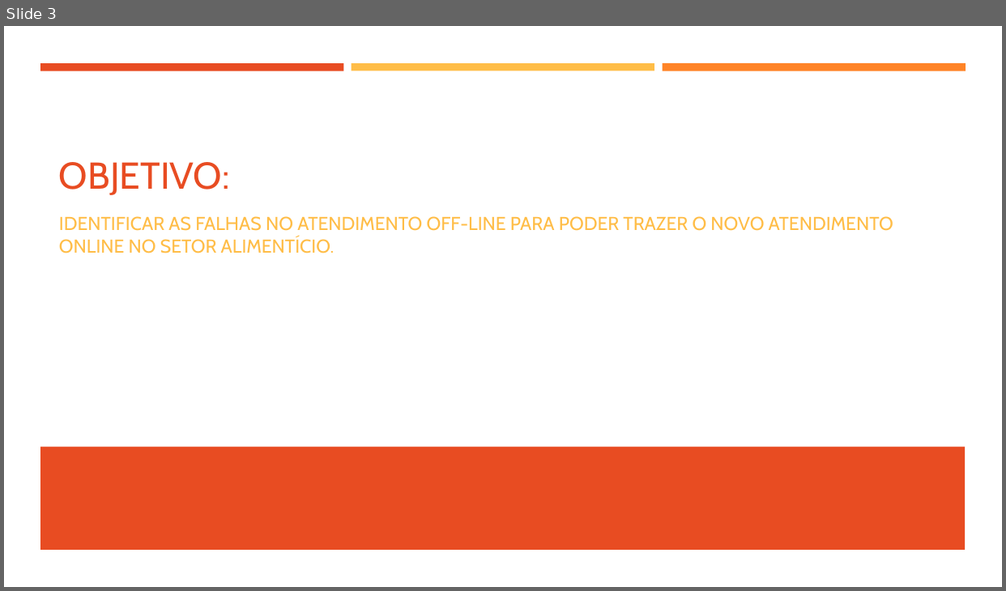
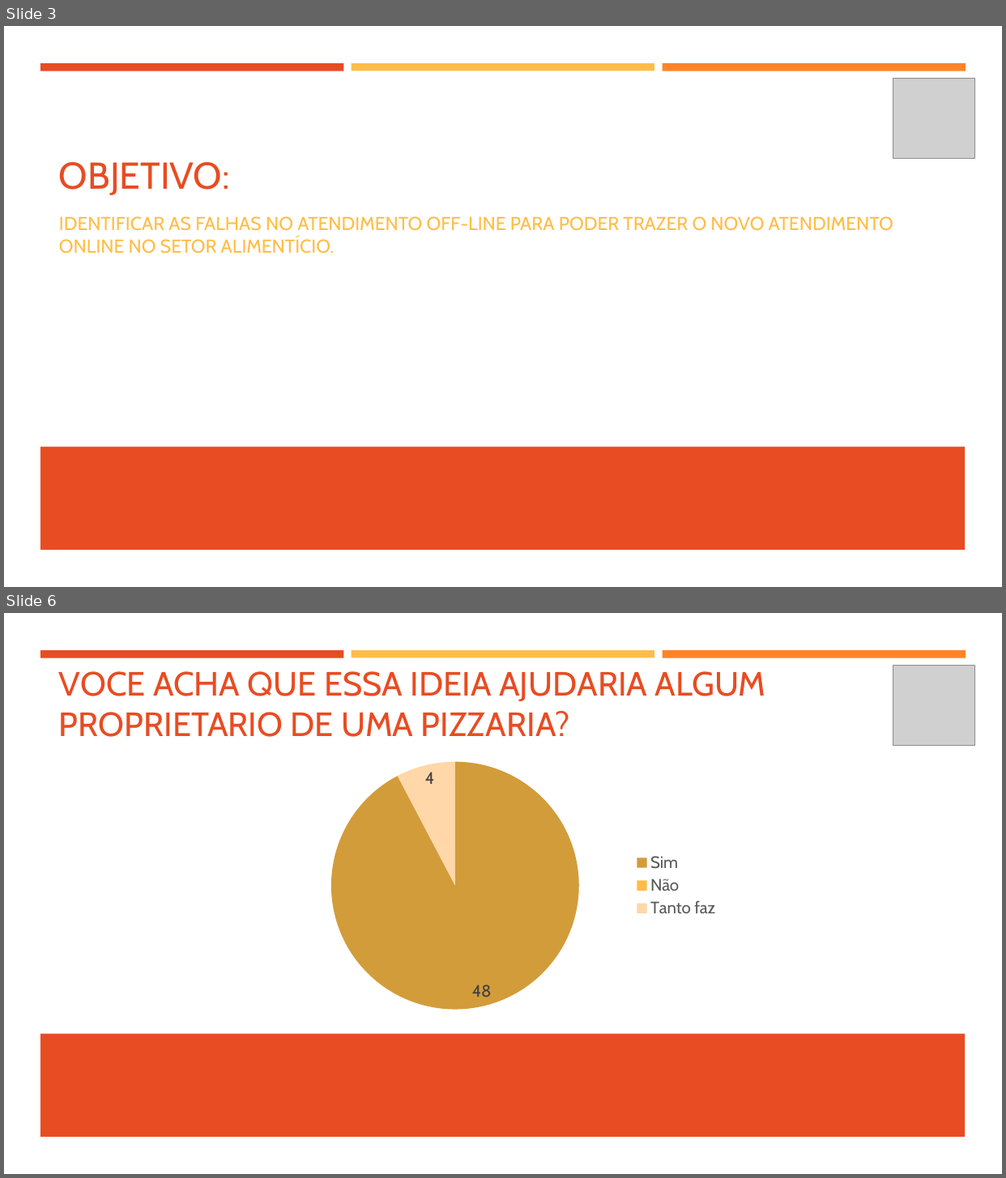
Before and after one commit to brunosilv96/Pizza-Baue, a slide deck: Documentação/Pizza Baue.pptx. Shown one above the other, each under a label of ours: slide 3 before the commit, slides 3 and 6 after it; the slides between them are not shown. The pictures are 1006x591 and 1006x1178 pixels, drawn with LibreOffice and Linux fonts; fonts in the diff are those of the drawing; grey boxes stand for pictures. Boxes give left, top, right and bottom in pixels: in the first picture for what was removed or moved away, otherwise in the second. Text is boxed around its words. In the diff, an @@ line names an element or a change of style, - is before the commit and + after.

```diff
--- a/Documentação/Pizza Baue.pptx
+++ b/Documentação/Pizza Baue.pptx
@@ slide 6 added at bbox=[4, 613, 1002, 1174], background #FFFFFF; not listed: 4 template elements that a slide beside it also shows @@
@@ title added at bbox=[59, 671, 766, 737], 32.4 pt, text #E84C22 @@
+VOCE ACHA QUE ESSA IDEIA AJUDARIA ALGUM
+PROPRIETARIO DE UMA PIZZARIA?
@@ picture added at bbox=[893, 666, 975, 746] @@
@@ pie chart added at bbox=[279, 752, 727, 1020] @@
+categories: Sim, Não, Tanto faz
+Series 1: 48, 0, 4
@@ slide 3 changed as well @@
@@ picture added at bbox=[893, 79, 975, 159] @@
```
Also in this commit, not shown: 4 other slides changed, 7 other slides added, 1 slide removed, 9 other files.
